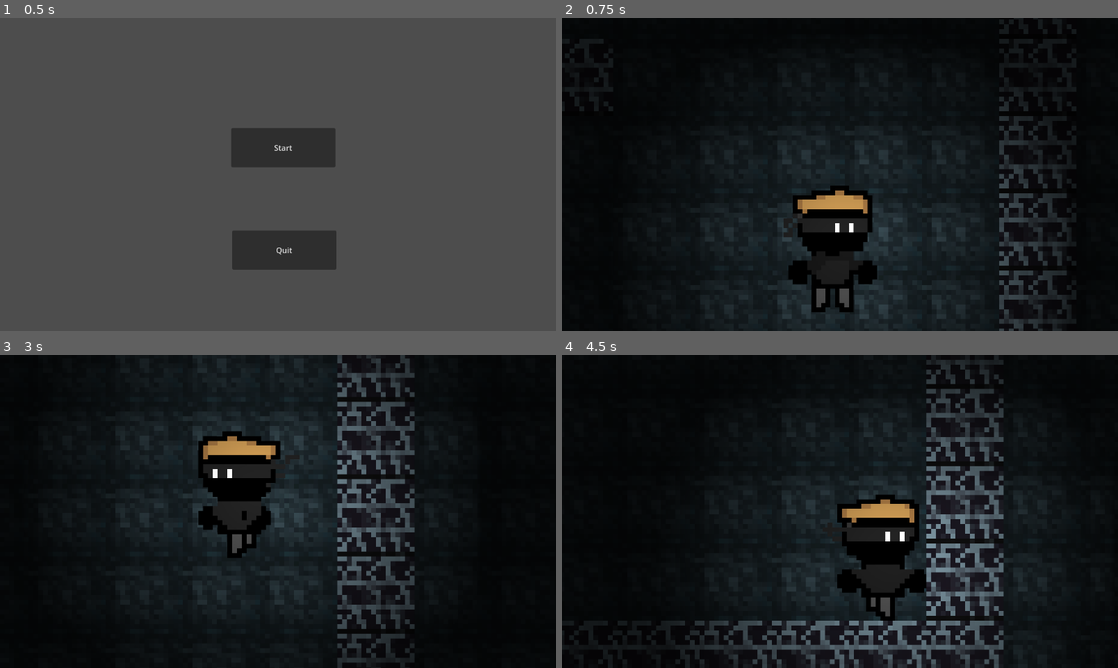
Above: before the commit, frames 1-4 (two rows, left to right).
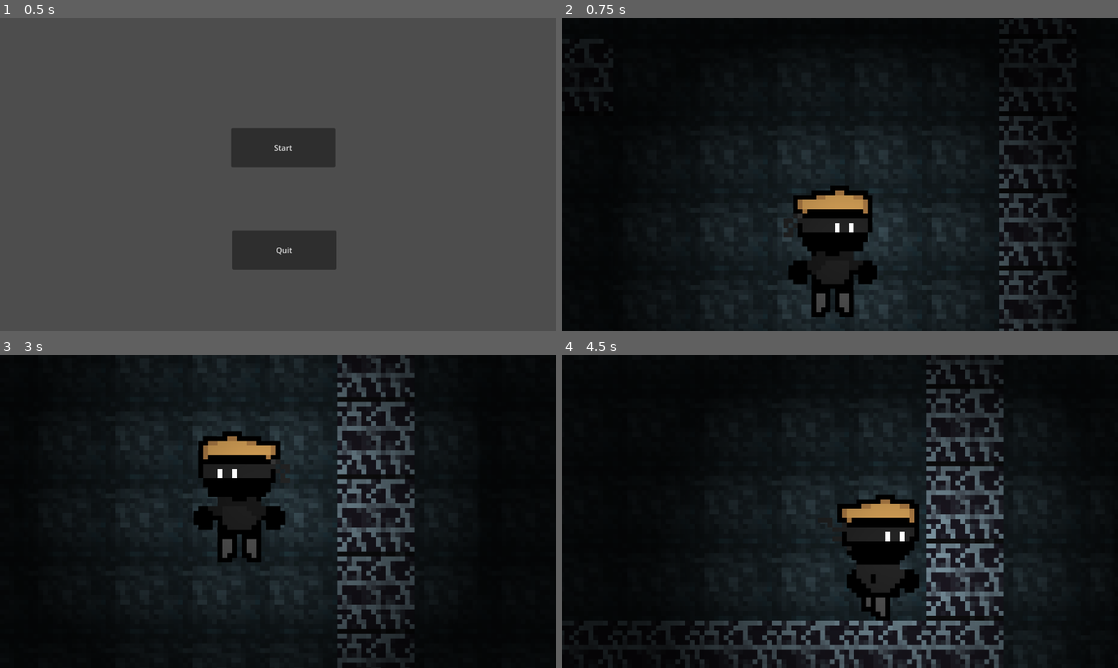
Above: after the commit, the same moments.

Repository: ShadyGitHubb/Zenith-Github-
Game: Godot game, scene res://Scripts/title_screen.tscn
The game is run twice, just before and just after one commit, with the same random seed, the same clock (stepped at 60 frames per second) and the same inputs. The engine's default icon, where the game draws it, is replaced by a stand-in: a white triangle on a blue panel in a dark square.
Inputs:
- Up to frame 1 (0.5 s): no input
- Up to frame 2 (0.75 s): click "Start" at 0.5 s
- Up to frame 3 (3 s): tap Enter at 1.25 s; hold Right (ui_right) 1.28-2.78 s; tap Space at 2.75 s; hold Left (ui_left) from 2.78 s (still down)
- Up to frame 4 (4.5 s): release Left (ui_left) at 3.53 s; hold Right (ui_right) from 3.53 s (still down)

Frame 1 is identical in both runs. In frame 2, 0.2% of the frame differs, in the area x 41-56%, y 57-96%; in frame 3, 1.0%, in the area x 34-54%, y 32-67%; in frame 4, 0.8%.

Commit message:
Added a jump animation and added animations to Ginger

Diff:
--- a/Companion.tscn
+++ b/Companion.tscn
@@ -1,6 +1,6 @@
-[gd_scene load_steps=21 format=3 uid="uid://dlt8melgjnn8r"]
-
-[ext_resource type="Script" path="res://Enemy.gd" id="1_kdavj"]
+[gd_scene load_steps=29 format=3 uid="uid://dlt8melgjnn8r"]
+
+[ext_resource type="Script" path="res://Ginger.gd" id="1_nuwgy"]
 [ext_resource type="Texture2D" uid="uid://bqal2lmyye2pp" path="res://Cat-Sheet.png" id="2_3o0q5"]
 
 [sub_resource type="RectangleShape2D" id="RectangleShape2D_v7f47"]
@@ -65,6 +65,38 @@
 [sub_resource type="AtlasTexture" id="AtlasTexture_7u14d"]
 atlas = ExtResource("2_3o0q5")
 region = Rect2(224, 0, 32, 46)
+
+[sub_resource type="AtlasTexture" id="AtlasTexture_ji4c6"]
+atlas = ExtResource("2_3o0q5")
+region = Rect2(0, 160, 32, 40)
+
+[sub_resource type="AtlasTexture" id="AtlasTexture_cyvc5"]
+atlas = ExtResource("2_3o0q5")
+region = Rect2(32, 160, 32, 40)
+
+[sub_resource type="AtlasTexture" id="AtlasTexture_65qox"]
+atlas = ExtResource("2_3o0q5")
+region = Rect2(64, 160, 32, 40)
+
+[sub_resource type="AtlasTexture" id="AtlasTexture_xgeb5"]
+atlas = ExtResource("2_3o0q5")
+region = Rect2(96, 160, 32, 40)
+
+[sub_resource type="AtlasTexture" id="AtlasTexture_0djwg"]
+atlas = ExtResource("2_3o0q5")
+region = Rect2(128, 160, 32, 40)
+
+[sub_resource type="AtlasTexture" id="AtlasTexture_xq1l1"]
+atlas = ExtResource("2_3o0q5")
+region = Rect2(160, 160, 32, 40)
+
+[sub_resource type="AtlasTexture" id="AtlasTexture_8nef3"]
+atlas = ExtResource("2_3o0q5")
+region = Rect2(192, 160, 32, 40)
+
+[sub_resource type="AtlasTexture" id="AtlasTexture_gn71j"]
+atlas = ExtResource("2_3o0q5")
+region = Rect2(224, 160, 32, 40)
 
 [sub_resource type="SpriteFrames" id="SpriteFrames_5nlwg"]
 animations = [{
@@ -123,6 +155,35 @@
 "name": &"Idle",
 "speed": 5.0
 }, {
+"frames": [{
+"duration": 1.0,
+"texture": SubResource("AtlasTexture_ji4c6")
+}, {
+"duration": 1.0,
+"texture": SubResource("AtlasTexture_cyvc5")
+}, {
+"duration": 1.0,
+"texture": SubResource("AtlasTexture_65qox")
+}, {
+"duration": 1.0,
+"texture": SubResource("AtlasTexture_xgeb5")
+}, {
+"duration": 1.0,
+"texture": SubResource("AtlasTexture_0djwg")
+}, {
+"duration": 1.0,
+"texture": SubResource("AtlasTexture_xq1l1")
+}, {
+"duration": 1.0,
+"texture": SubResource("AtlasTexture_8nef3")
+}, {
+"duration": 1.0,
+"texture": SubResource("AtlasTexture_gn71j")
+}],
+"loop": true,
+"name": &"Walk",
+"speed": 5.0
+}, {
 "frames": [],
 "loop": true,
 "name": &"default",
@@ -130,11 +191,11 @@
 }]
 
 [sub_resource type="CircleShape2D" id="CircleShape2D_mc7vs"]
-radius = 29.0689
+radius = 37.0135
 
 [node name="CharacterBody2D" type="CharacterBody2D"]
 collision_layer = 2
-script = ExtResource("1_kdavj")
+script = ExtResource("1_nuwgy")
 
 [node name="CollisionShape2D" type="CollisionShape2D" parent="."]
 position = Vector2(2, 2.5)
@@ -142,8 +203,7 @@
 
 [node name="AnimatedSprite2D" type="AnimatedSprite2D" parent="."]
 sprite_frames = SubResource("SpriteFrames_5nlwg")
-animation = &"Idle"
-frame_progress = 0.947514
+animation = &"Walk"
 
 [node name="DetectionArea" type="Area2D" parent="."]
 collision_layer = 2
--- a/Ginger.gd
+++ b/Ginger.gd
@@ -8,10 +8,13 @@
 	if player_chase:
 		position += (player.position - position) / speed
 
+
 func _on_detection_area_body_entered(body):
 	player = body
 	player_chase = true
+	$AnimatedSprite2D.play("Walk")
 
 func _on_detection_area_body_exited(body):
 	player = null
 	player_chase = false
+	$AnimatedSprite2D.play("Idle")
--- a/Scenes/Player/player.tscn
+++ b/Scenes/Player/player.tscn
@@ -1,7 +1,8 @@
-[gd_scene load_steps=15 format=3 uid="uid://svi5642w7e1"]
+[gd_scene load_steps=21 format=3 uid="uid://svi5642w7e1"]
 
 [ext_resource type="Script" path="res://Scripts/player.gd" id="1_c7uqj"]
 [ext_resource type="Texture2D" uid="uid://kmuikxsjqp80" path="res://Sprites/spritesheet (4).png" id="2_24f35"]
+[ext_resource type="Texture2D" uid="uid://mc87khcjt665" path="res://spritesheet (8).png" id="3_4d46w"]
 
 [sub_resource type="AtlasTexture" id="AtlasTexture_x2gyh"]
 atlas = ExtResource("2_24f35")
@@ -14,6 +15,26 @@
 [sub_resource type="AtlasTexture" id="AtlasTexture_lqi2o"]
 atlas = ExtResource("2_24f35")
 region = Rect2(64, 0, 32, 32)
+
+[sub_resource type="AtlasTexture" id="AtlasTexture_t2bku"]
+atlas = ExtResource("3_4d46w")
+region = Rect2(0, 0, 24, 32)
+
+[sub_resource type="AtlasTexture" id="AtlasTexture_rpcpj"]
+atlas = ExtResource("3_4d46w")
+region = Rect2(24, 0, 24, 32)
+
+[sub_resource type="AtlasTexture" id="AtlasTexture_ntulj"]
+atlas = ExtResource("3_4d46w")
+region = Rect2(48, 0, 24, 32)
+
+[sub_resource type="AtlasTexture" id="AtlasTexture_cue7p"]
+atlas = ExtResource("3_4d46w")
+region = Rect2(0, 32, 24, 32)
+
+[sub_resource type="AtlasTexture" id="AtlasTexture_2w25h"]
+atlas = ExtResource("3_4d46w")
+region = Rect2(24, 32, 24, 32)
 
 [sub_resource type="AtlasTexture" id="AtlasTexture_1sghl"]
 atlas = ExtResource("2_24f35")
@@ -45,7 +66,27 @@
 }],
 "loop": true,
 "name": &"Idle",
-"speed": 5.0
+"speed": 2.0
+}, {
+"frames": [{
+"duration": 1.0,
+"texture": SubResource("AtlasTexture_t2bku")
+}, {
+"duration": 1.0,
+"texture": SubResource("AtlasTexture_rpcpj")
+}, {
+"duration": 1.0,
+"texture": SubResource("AtlasTexture_ntulj")
+}, {
+"duration": 1.0,
+"texture": SubResource("AtlasTexture_cue7p")
+}, {
+"duration": 1.0,
+"texture": SubResource("AtlasTexture_2w25h")
+}],
+"loop": true,
+"name": &"Jump",
+"speed": 1.0
 }, {
 "frames": [{
 "duration": 1.0,
@@ -88,7 +129,8 @@
 position = Vector2(-2, 1)
 scale = Vector2(0.96875, 0.96875)
 sprite_frames = SubResource("SpriteFrames_clk7i")
-animation = &"Walk"
+animation = &"Jump"
+frame_progress = 0.833309
 
 [node name="CollisionShape2D" type="CollisionShape2D" parent="."]
 shape = SubResource("RectangleShape2D_4plnv")
Binary file added: spritesheet (8).png
Not shown, added: spritesheet (8).png.import
